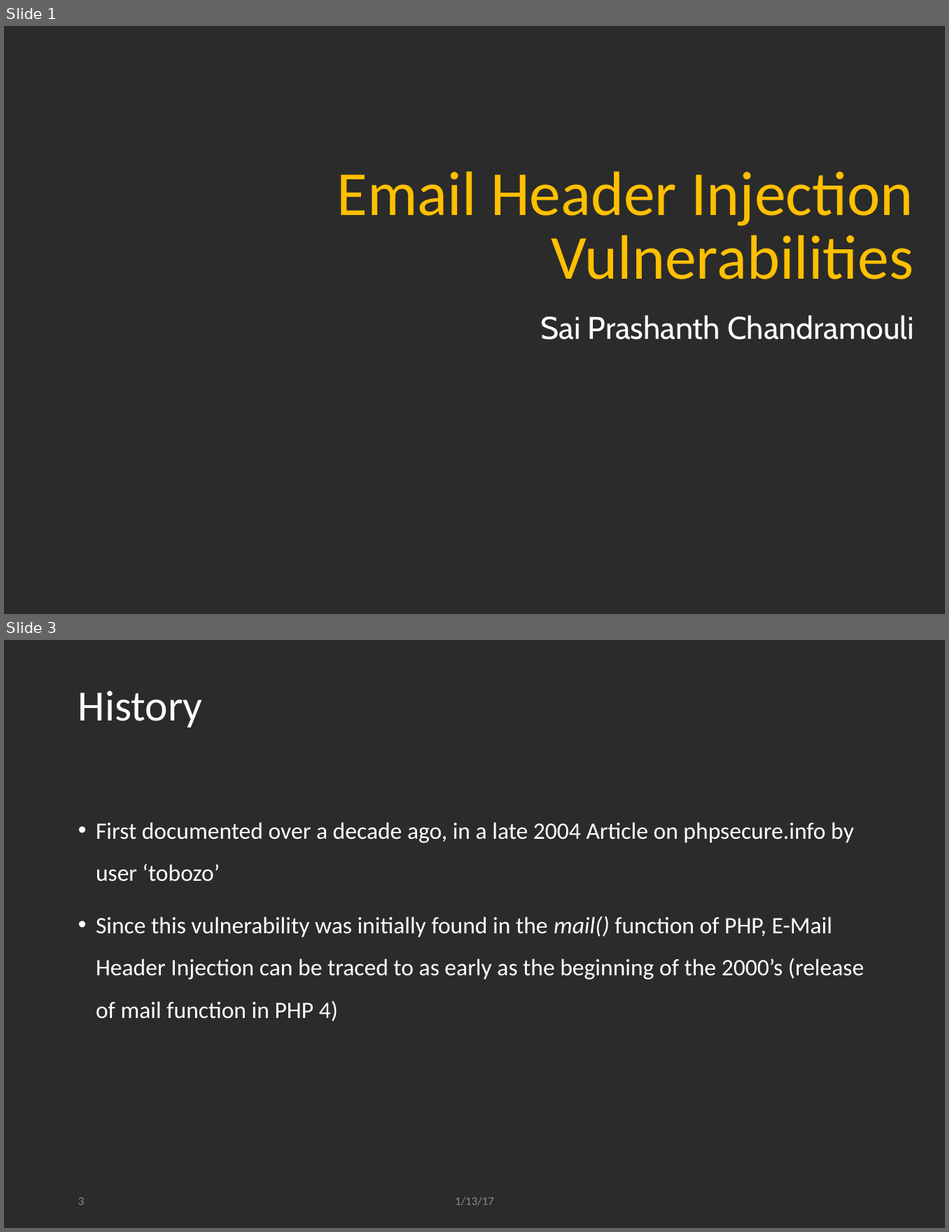
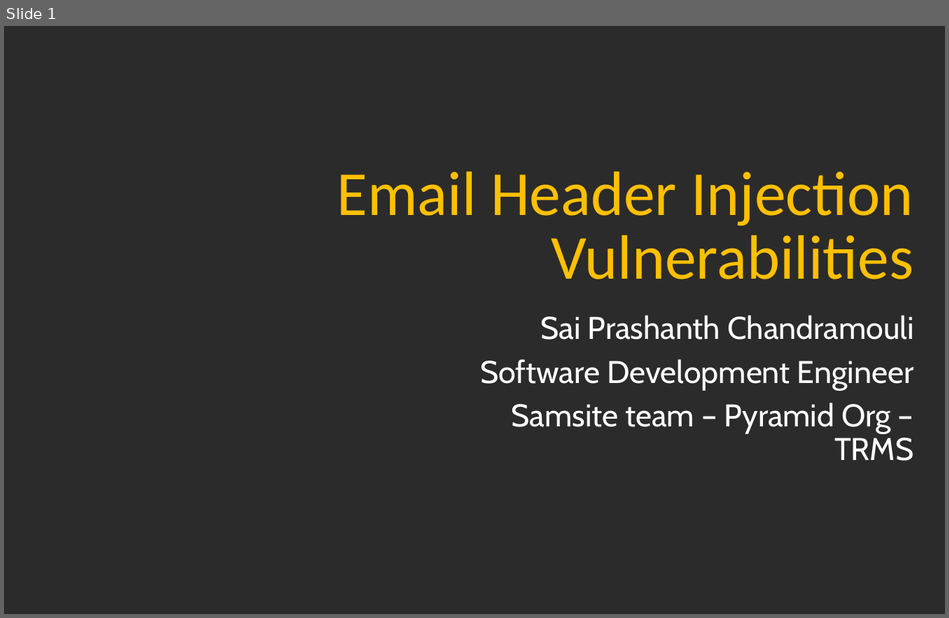
Before and after one commit to TDA/Zoncon, a slide deck: Zoncon-2017-Sai-Pc-ZCSlides.pptx. Shown one above the other, each under a label of ours: slides 1 and 3 before the commit, slide 1 after it; the slides between them are not shown. The pictures are 949x1232 and 949x618 pixels, drawn with LibreOffice and Linux fonts; fonts in the diff are those of the drawing; background and template pictures are left out; a plain dark background stands for a picture behind light text. Boxes give left, top, right and bottom in pixels: in the first picture for what was removed or moved away, otherwise in the second. Text is boxed around its words. In the diff, an @@ line names an element or a change of style, - is before the commit and + after.

```diff
--- a/Zoncon-2017-Sai-Pc-ZCSlides.pptx
+++ b/Zoncon-2017-Sai-Pc-ZCSlides.pptx
@@ slide 3 removed at <box>4,640,945,1228</box>, background picture (left out) @@
@@ title removed at <box>78,690,203,728</box> @@
-History
@@ text removed at <box>96,822,864,1022</box> @@
-• First documented over a decade ago, in a late 2004 Article on phpsecure.info by user ‘tobozo’
-• Since this vulnerability was initially found in the mail() function of PHP, E-Mail Header Injection can be traced to as early as the beginning of the 2000’s (release of mail function in PHP 4)
@@ page number removed at <box>78,1197,84,1205</box> @@
-3
@@ text removed at <box>455,1196,493,1206</box> @@
-1/13/17
@@ slide 1 changed as well @@
@@ subtitle at <box>480,359,914,461</box>: paragraphs added @@
+Software Development Engineer
+Samsite team – Pyramid Org – TRMS
```
Also in this commit, not shown: 11 other slides changed, 2 slides added, 8 other slides removed.
